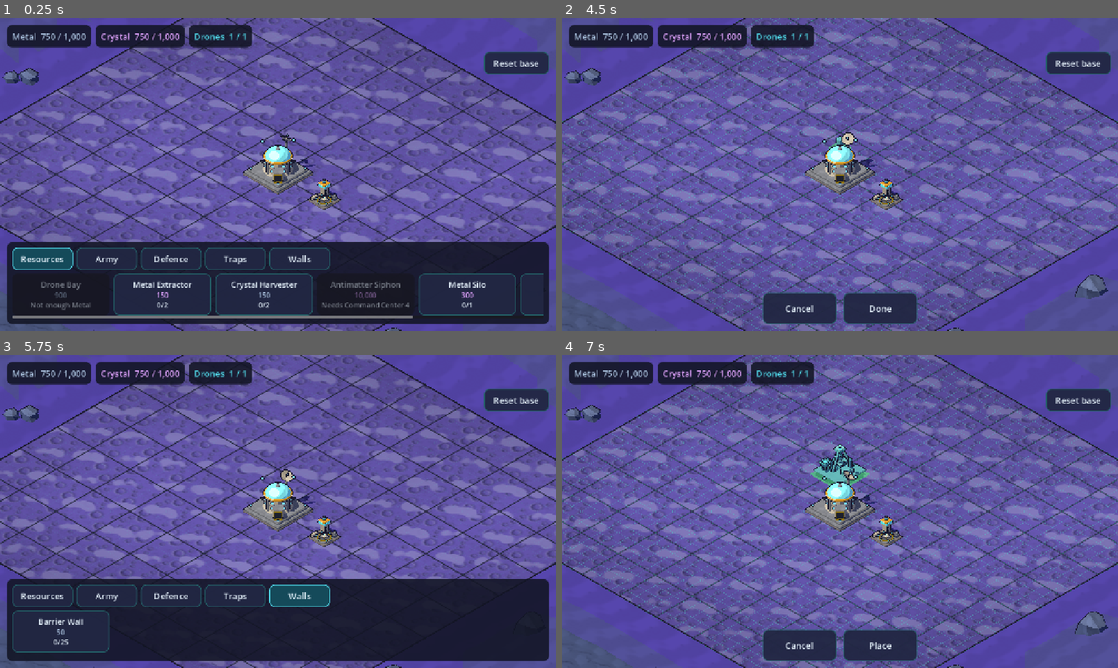
Above: before the commit, frames 1-4 (two rows, left to right).
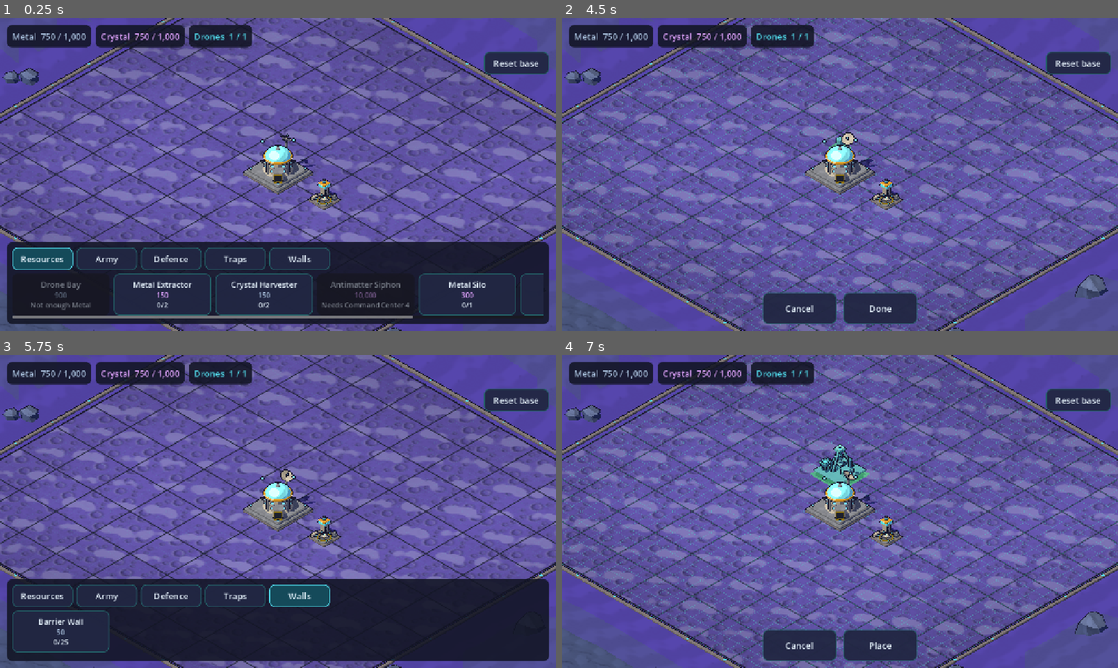
Above: after the commit, the same moments.

Repository: tarnan3751/space-game
Game: Godot game, scene res://scenes/main.tscn
The game is run twice, just before and just after one commit, with the same random seed, the same clock (stepped at 60 frames per second) and the same inputs.
Inputs (mouse positions are in pixels of both pictures, inside the frame that each line leads up to):
- Up to frame 1 (0.25 s): no input
- Up to frame 2 (4.5 s): click "Resources" at 0.5 s; click "Army" at 1.25 s; click "Defence" at 2 s; click "Traps" at 2.75 s; click "Walls" at 3.5 s; click (623, 293) at 4.27 s
- Up to frame 3 (5.75 s): click "Done" at 5 s
- Up to frame 4 (7 s): click "Resources" at 5.75 s; click (723, 630) at 6.52 s

The runs differ from the first frame. In frame 1, 1.2% of the frame differs, in the area x 0-100%, y 0-100%; in frame 2, 2.1%; in frame 3, 1.2%; in frame 4, 2.1%.

Commit message:
Ring the field with a curb of glowing studs
The buildable field gets a built edge: a low concrete curb, 0.2 high and 0.3 wide, standing 0.3
outside the field's edge, its corners cut back at 45 degrees and its top edges bevelled, with a
glowing energy cyan stud on its top at every plate seam and on each corner cut. It is one mesh
with its ink outline, painted like the buildings' foundation pads, built once in BaseView.setup;
neither instance casts a shadow. The studs are unlit and, being small, carry no outline.

BaseView keeps the curb's instances as boundary and boundary_outline, made by a small helper that
adds an instance and turns its shadow off; the terrain and scenery will use it too.

Diff:
--- a/src/game/base_view.gd
+++ b/src/game/base_view.gd
@@ -1,7 +1,8 @@
 class_name BaseView
 extends Node3D
-## Draws the base: the buildable ground with its cell grid, the terrain and rocks around it,
-## and one BuildingView per building, the finished walls drawn together by one WallMesh. Also
+## Draws the base: the buildable ground with its cell grid, the curb round it, the terrain and
+## rocks around that, and one BuildingView per building, the finished walls drawn together by one
+## WallMesh. Also
 ## owns the cell <-> world mapping: 1 cell = 1 world unit, grid centred on the origin, cell
 ## (x, y) maps to world (x, z).
 ##
@@ -23,6 +24,16 @@
 const NOISE_CELL := 7.0
 const NOISE_SIZE := 24
 const ROCK_COUNT := 40
+## The curb round the field: its height and width, its gap from the field's edge, and how far
+## each corner is cut back along each side. A glowing stud stands on it at every plate seam (the
+## ground's plates are PLATE_CELLS square) and on each corner.
+const CURB_HEIGHT := 0.2
+const CURB_WIDTH := 0.3
+const CURB_GAP := 0.3
+const CURB_CORNER := 0.6
+const CURB_BEVEL := 0.04
+const PLATE_CELLS := 4
+const STUD_RADIUS := 0.1
 ## Texture repeats per world unit on the terrain: the dust large (a craterlet about every two
 ## cells), the rock grain finer.
 const TERRAIN_DUST_UV := 0.3
@@ -41,6 +52,8 @@
 	false, false)
 static var TERRAIN_PEAK := Surf.make(MaterialKit.Layer.ROCK, MaterialKit.ROCK.darkened(0.15), TERRAIN_ROCK_UV,
 	Surf.LIT, false, false)
+## The curb's studs: domes of unlit energy cyan, too small for the outline.
+static var CURB_STUD := Surf.make(MaterialKit.Layer.GLOW, MaterialKit.ENERGY, 1.0, Surf.UNLIT, false, false)
 ## The rocks' sides and tops, outlined.
 static var ROCK_SIDE := Surf.make(MaterialKit.Layer.ROCK, MaterialKit.ROCK)
 static var ROCK_TOP := Surf.make(MaterialKit.Layer.ROCK, MaterialKit.ROCK_LIT)
@@ -53,6 +66,9 @@
 var dragging_id: int = 0
 ## Every finished wall but the dragged one, in one mesh.
 var walls: WallMesh
+## The scenery, each a body and its ink outline, which casts no shadow.
+var boundary: MeshInstance3D
+var boundary_outline: MeshInstance3D
 
 var _ground_material: ShaderMaterial
 ## The walls `walls` draws, as (x << 32 | y << 16 | level) in id order: unchanged, no rebuild.
@@ -68,6 +84,7 @@
 func setup(size: Vector2i) -> void:
 	grid_size = size
 	_build_ground()
+	_build_boundary()
 	var rng := SeededRng.new(SCENERY_SEED)
 	_build_terrain(rng)
 	_build_rocks(rng)
@@ -191,6 +208,85 @@
 	ground.mesh = plane
 	ground.material_override = _ground_material
 	add_child(ground)
+
+
+## The curb round the field (CURB_*): an octagonal band of concrete with bevelled top edges and
+## a glowing stud on it at every plate seam and on each corner, in one mesh with its outline.
+## Neither casts a shadow.
+func _build_boundary() -> void:
+	var mesh := LowPolyMesh.new()
+	var top := CURB_HEIGHT - CURB_BEVEL
+	var inner := _curb_loop(0.0, 0.0)
+	var inner_shoulder := _curb_loop(0.0, top)
+	var inner_top := _curb_loop(CURB_BEVEL, CURB_HEIGHT)
+	var outer_top := _curb_loop(CURB_WIDTH - CURB_BEVEL, CURB_HEIGHT)
+	var outer_shoulder := _curb_loop(CURB_WIDTH, top)
+	var outer := _curb_loop(CURB_WIDTH, 0.0)
+	_curb_band(mesh, inner, inner_shoulder, -1.0)
+	_curb_band(mesh, inner_shoulder, inner_top, -1.0)
+	_curb_band(mesh, inner_top, outer_top, 1.0)
+	_curb_band(mesh, outer_top, outer_shoulder, 1.0)
+	_curb_band(mesh, outer_shoulder, outer, 1.0)
+
+	# A stud on the middle of the top at every plate seam along the straight sides, and on the
+	# middle of each corner cut (between corners 2k and 2k + 1 of the loop).
+	var middle := _curb_loop(CURB_WIDTH * 0.5, CURB_HEIGHT)
+	var straight := Vector2(middle[0].x, middle[1].z)
+	var studs := PackedVector3Array()
+	for k: int in 4:
+		studs.append((middle[2 * k] + middle[2 * k + 1]) * 0.5)
+	for x: int in range(PLATE_CELLS, grid_size.x, PLATE_CELLS):
+		var at := x - grid_size.x * 0.5
+		if absf(at) < straight.x:
+			studs.append(Vector3(at, CURB_HEIGHT, middle[0].z))
+			studs.append(Vector3(at, CURB_HEIGHT, -middle[0].z))
+	for z: int in range(PLATE_CELLS, grid_size.y, PLATE_CELLS):
+		var at := z - grid_size.y * 0.5
+		if absf(at) < straight.y:
+			studs.append(Vector3(middle[1].x, CURB_HEIGHT, at))
+			studs.append(Vector3(-middle[1].x, CURB_HEIGHT, at))
+	for stud: Vector3 in studs:
+		mesh.dome(STUD_RADIUS, STUD_RADIUS * 0.7, 10, 2, stud, CURB_STUD)
+
+	boundary = _add_mesh(mesh.to_mesh(), false)
+	boundary_outline = _add_mesh(mesh.to_outline_mesh(), false)
+
+
+## The curb's plan at `offset` out from its inner edge and at height `y`: the field's edge
+## CURB_GAP + offset out, with each corner cut, as eight corners going round.
+func _curb_loop(offset: float, y: float) -> PackedVector3Array:
+	var reach := Vector2(grid_size) * 0.5 + Vector2.ONE * (CURB_GAP + offset)
+	# Offsetting a 45 degree cut by `offset` lengthens it along each side by (2 - sqrt 2) offset.
+	var cut := CURB_CORNER + offset * (2.0 - sqrt(2.0))
+	return PackedVector3Array([
+		Vector3(reach.x - cut, y, reach.y), Vector3(reach.x, y, reach.y - cut),
+		Vector3(reach.x, y, -reach.y + cut), Vector3(reach.x - cut, y, -reach.y),
+		Vector3(-reach.x + cut, y, -reach.y), Vector3(-reach.x, y, -reach.y + cut),
+		Vector3(-reach.x, y, reach.y - cut), Vector3(-reach.x + cut, y, reach.y),
+	])
+
+
+## The faces between two curb loops, facing out from the field when `outwards` is 1, in when -1,
+## and up when they are level.
+static func _curb_band(mesh: LowPolyMesh, from: PackedVector3Array, to: PackedVector3Array, outwards: float) -> void:
+	for i: int in from.size():
+		var j := (i + 1) % from.size()
+		var quad := PackedVector3Array([from[i], from[j], to[j], to[i]])
+		var middle := (from[i] + from[j] + to[i] + to[j]) * 0.25
+		var facing := Vector3(middle.x * outwards, 1.0, middle.z * outwards)
+		if (quad[1] - quad[0]).cross(quad[2] - quad[0]).dot(facing) < 0.0:
+			quad.reverse()
+		mesh.polygon(quad, Parts.CONCRETE_PAD)
+
+
+## Adds an instance of `mesh`, casting a shadow or not.
+func _add_mesh(mesh: Mesh, casts_shadow: bool) -> MeshInstance3D:
+	var instance := MeshInstance3D.new()
+	instance.mesh = mesh
+	if not casts_shadow:
+		instance.cast_shadow = GeometryInstance3D.SHADOW_CASTING_SETTING_OFF
+	add_child(instance)
+	return instance
 
 
 ## The land around the grid: a flat-shaded annulus from the grid's edge, where it is pinned to
